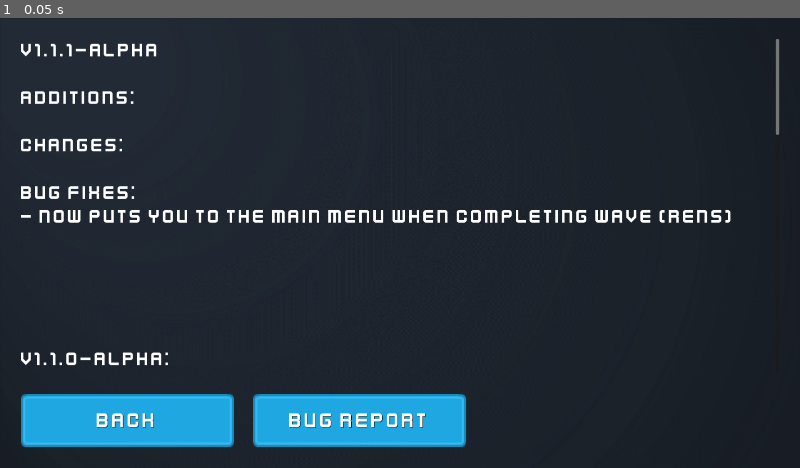
Above: before the commit, frame 1.
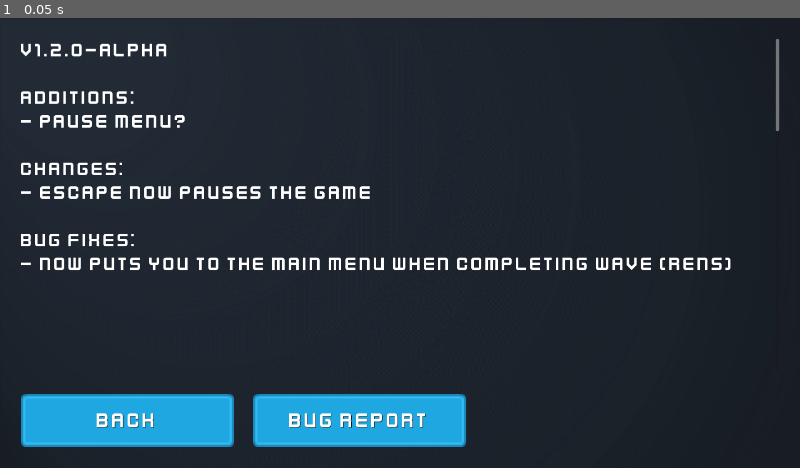
Above: after the commit, the same moment.

Repository: Sondervick/PWS-TowerDefense-Game
Game: Godot game, scene res://Scenes/UIScenes/Changelog.tscn
The game is run twice, just before and just after one commit, with the same random seed, the same clock (stepped at 60 frames per second) and the same inputs. This scene is started directly instead of the project's main scene.
Inputs:
- Up to frame 1 (0.05 s): no input

The runs differ from the first frame. In frame 1, 4.5% of the frame differs, in the area x 2-98%, y 5-78%.

Commit message:
:construction: pause menu
:construction: WIP: PAUSE MENU

Diff:
--- a/Scenes/GameScene.gd
+++ b/Scenes/GameScene.gd
@@ -50,6 +50,11 @@
 	if event.is_action_released("ui_cancel") and build_mode == true:
 		#cancel the build mode
 		cancelBuildMode()
+	elif event.is_action_released("ui_cancel") and build_mode == false:
+		#Will have to change this logic, now only allows pausing with escape after the first wave starts
+		if current_wave != 0:
+			get_node("UI")._on_pause_play_pressed()
+			get_node("UI/HUD/GameControls/PausePlay").button_pressed = false
 
 	#If the event is the ui_accept and we're in build_mode
 	if event.is_action_released("ui_accept") and build_mode == true:
--- a/Scenes/Towers/gun_tier_1.tscn
+++ b/Scenes/Towers/gun_tier_1.tscn
@@ -1,9 +1,11 @@
-[gd_scene load_steps=8 format=3 uid="uid://drqt5vmat5t71"]
+[gd_scene load_steps=9 format=3 uid="uid://drqt5vmat5t71"]
 
 [ext_resource type="Script" path="res://Scenes/Towers/gun_tier_1.gd" id="1_u581d"]
 [ext_resource type="Texture2D" uid="uid://g2te8uh72rr4" path="res://Assets/Towers/towerDefense_tile181.png" id="2_e1pvt"]
 [ext_resource type="Texture2D" uid="uid://c3157da4uwt4m" path="res://Assets/Towers/towerDefense_tile249.png" id="3_sygei"]
 [ext_resource type="Texture2D" uid="uid://lgaovtblnde3" path="res://Assets/Effects/towerDefense_tile297.png" id="4_le5g1"]
+
+[sub_resource type="StyleBoxEmpty" id="StyleBoxEmpty_i5n0h"]
 
 [sub_resource type="CircleShape2D" id="CircleShape2D_4xy2c"]
 
@@ -67,6 +69,7 @@
 offset_bottom = 26.0
 grow_horizontal = 2
 grow_vertical = 2
+theme_override_styles/focus = SubResource("StyleBoxEmpty_i5n0h")
 flat = true
 
 [node name="Base" type="Sprite2D" parent="."]
--- a/Scenes/Towers/gun_tier_2.tscn
+++ b/Scenes/Towers/gun_tier_2.tscn
@@ -1,8 +1,10 @@
-[gd_scene load_steps=4 format=3 uid="uid://cgn7svtttg4nf"]
+[gd_scene load_steps=5 format=3 uid="uid://cgn7svtttg4nf"]
 
 [ext_resource type="Script" path="res://Scenes/Towers/gun_tier_2.gd" id="1_garb3"]
 [ext_resource type="Texture2D" uid="uid://xav615l77pm7" path="res://Assets/Towers/towerDefense_tile180.png" id="1_xgk4r"]
 [ext_resource type="Texture2D" uid="uid://cxmx6gksweuha" path="res://Assets/Towers/towerDefense_tile250.png" id="2_m4vuh"]
+
+[sub_resource type="StyleBoxEmpty" id="StyleBoxEmpty_jhwpr"]
 
 [node name="GunTier2-" type="Node2D"]
 script = ExtResource("1_garb3")
@@ -18,6 +20,7 @@
 offset_bottom = 26.0
 grow_horizontal = 2
 grow_vertical = 2
+theme_override_styles/focus = SubResource("StyleBoxEmpty_jhwpr")
 flat = true
 
 [node name="Base" type="Sprite2D" parent="."]
--- a/Scenes/Towers/missile_tier_1.tscn
+++ b/Scenes/Towers/missile_tier_1.tscn
@@ -1,9 +1,11 @@
-[gd_scene load_steps=6 format=3 uid="uid://m6nnyk6knyv7"]
+[gd_scene load_steps=7 format=3 uid="uid://m6nnyk6knyv7"]
 
 [ext_resource type="Script" path="res://Scenes/Towers/missile_tier_1.gd" id="1_ddesl"]
 [ext_resource type="Texture2D" uid="uid://xav615l77pm7" path="res://Assets/Towers/towerDefense_tile180.png" id="1_urp8q"]
 [ext_resource type="Texture2D" uid="uid://c26te5pj4eeoh" path="res://Assets/Towers/towerDefense_tile228.png" id="2_xvxaq"]
 [ext_resource type="Texture2D" uid="uid://c1rcipllvpvot" path="res://Assets/Towers/towerDefense_tile251.png" id="3_m2c1i"]
+
+[sub_resource type="StyleBoxEmpty" id="StyleBoxEmpty_h8udk"]
 
 [sub_resource type="CircleShape2D" id="CircleShape2D_2wwep"]
 
@@ -21,6 +23,7 @@
 offset_bottom = 26.0
 grow_horizontal = 2
 grow_vertical = 2
+theme_override_styles/focus = SubResource("StyleBoxEmpty_h8udk")
 flat = true
 
 [node name="Base" type="Sprite2D" parent="."]
--- a/Scenes/UI.gd
+++ b/Scenes/UI.gd
@@ -84,6 +84,10 @@
 		get_parent().start_next_wave()
 	else:
 		#If it isn't, pause
+
+		#load pause menu
+		# var pause_menu = load("res://Scenes/UIScenes/PauseMenu.tscn").instantiate()
+		# add_child(pause_menu, true)
 		get_tree().paused = true
 
 
--- a/Scenes/UIScenes/Changelog.tscn
+++ b/Scenes/UIScenes/Changelog.tscn
@@ -102,11 +102,13 @@
 size_flags_vertical = 0
 theme_override_fonts/font = ExtResource("4_d3ogv")
 theme_override_font_sizes/font_size = 48
-text = "V1.1.1-ALPHA
+text = "V1.2.0-ALPHA
 
 Additions:
+- pause menu?
 
 Changes:
+- escape now pauses the game
 
 Bug Fixes:
 - Now puts you to the main menu when completing wave (RENS)
--- /dev/null
+++ b/Scenes/UIScenes/PauseMenu.tscn
@@ -0,0 +1,9 @@
+[gd_scene format=3 uid="uid://u62j7eocejad"]
+
+[node name="PauseMenu" type="Control"]
+layout_mode = 3
+anchors_preset = 15
+anchor_right = 1.0
+anchor_bottom = 1.0
+grow_horizontal = 2
+grow_vertical = 2
